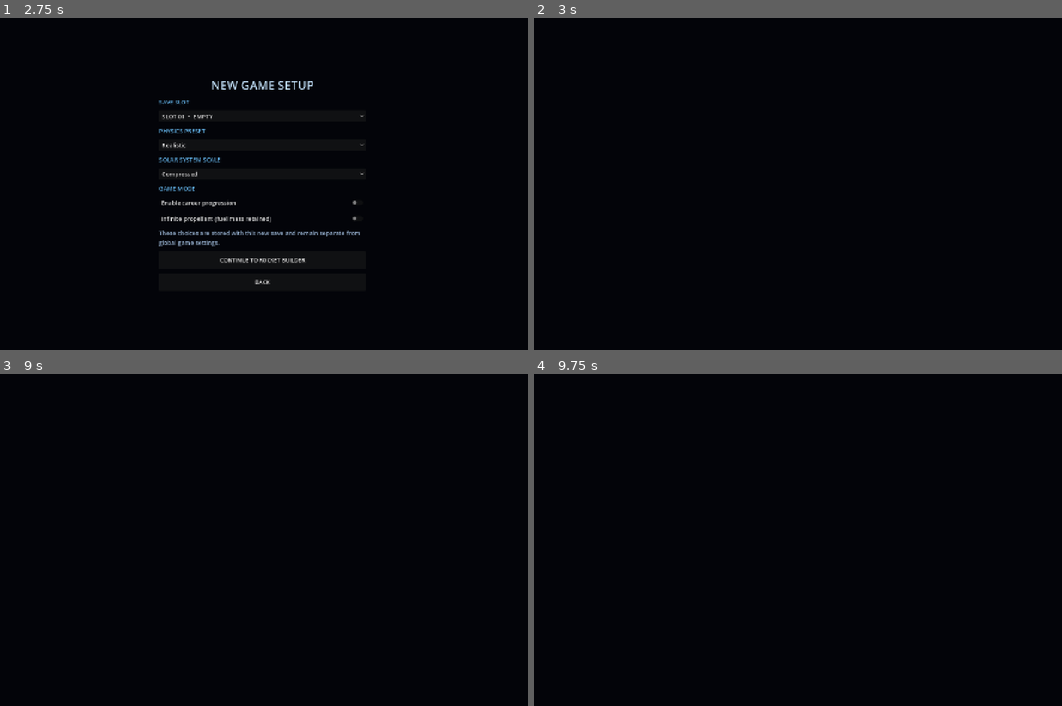
Above: before the commit, frames 1-4 (two rows, left to right).
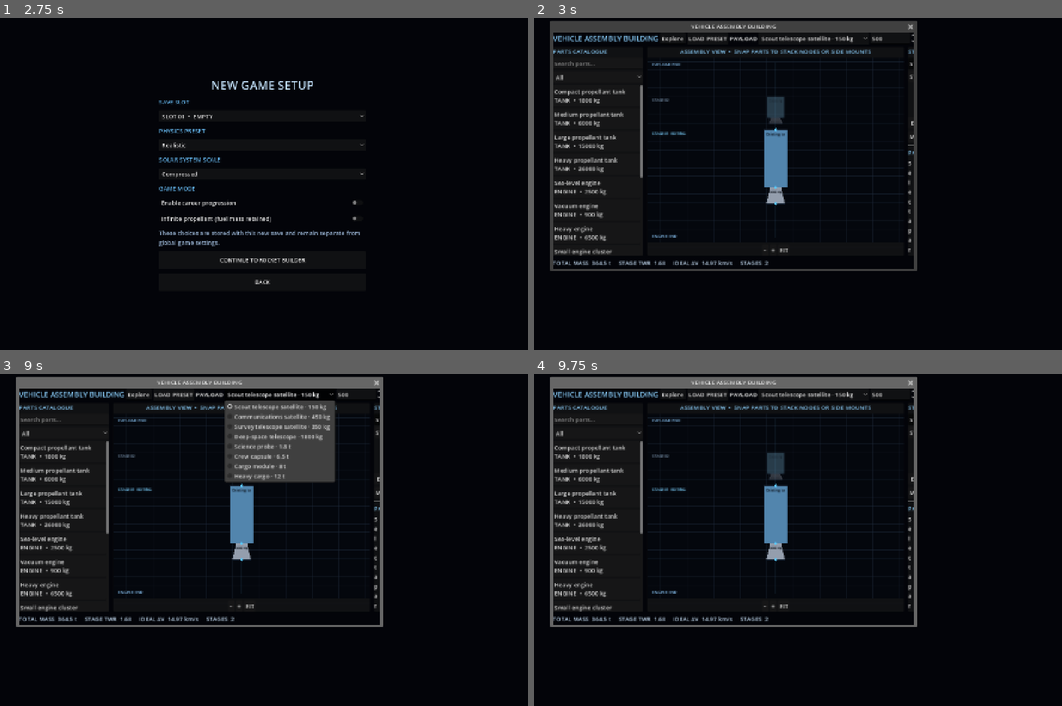
Above: after the commit, the same moments.

Repository: Blagos1195/Gravity-simulator
Game: Godot game, scene res://scenes/main.tscn
Two runs of this game, one before a commit and one after it. Both use one fixed random seed, a clock stepped at 60 frames per second and the inputs below.
Inputs (mouse positions are in pixels of both pictures, inside the frame that each line leads up to):
- Up to frame 1 (2.75 s): click "NEW GAME" at 0.5 s; click "BACK" at 1.25 s; click "NEW GAME" at 2 s
- Up to frame 2 (3 s): click "CONTINUE TO ROCKET BUILDER" at 2.75 s
- Up to frame 3 (9 s): click (401, 642) at 3.5 s, where only the run after the commit has a clickable "SAVE DESIGN"; click (443, 642) at 4.25 s, where only the run after the commit has a clickable "LOAD DESIGN"; click (517, 642) at 5 s, where only the run after the commit has a clickable "BACK"; click (432, 393) at 5.75 s, where only the run after the commit has a clickable "MIRROR NEW RADIAL PARTS"; click (432, 393) at 6.5 s, where only the run after the commit has a clickable "MIRROR NEW RADIAL PARTS"; click (485, 642) at 7.25 s, where only the run after the commit has a clickable "LAUNCH"; click (485, 642) at 8 s, where only the run after the commit has a clickable "LAUNCH"; click (279, 393) at 8.75 s, where only the run after the commit has a clickable "Scout telescope satellite · 1…"
- Up to frame 4 (9.75 s): click (1030, 393) at 9.5 s, where only the run after the commit has a clickable "UNDO"

Frame 1 is identical in both runs. In frame 2, 9.7% of the frame differs, in the area x 3-73%, y 0-77%; in frame 3, 14%; in frame 4, 9.7%.
Error before the commit: Invalid access to property or key 'save_requested' on a base object of type 'Window (RocketBuilder)'. (res://scripts/main.gd:679)

Commit message:
Move vehicle actions into VAB

Diff:
--- a/Gravity/scripts/rocket_builder.gd
+++ b/Gravity/scripts/rocket_builder.gd
@@ -2,6 +2,10 @@
 class_name RocketBuilder
 
 signal design_changed(design: Dictionary)
+signal save_requested
+signal load_requested
+signal launch_requested
+signal back_requested
 
 const RocketDesign = preload("res://scripts/rocket_design.gd")
 const RocketAssembly = preload("res://scripts/rocket_assembly.gd")
@@ -482,11 +486,23 @@
 	note.size_flags_horizontal = Control.SIZE_EXPAND_FILL
 	note.autowrap_mode = TextServer.AUTOWRAP_WORD_SMART
 	footer.add_child(note)
-	var done := Button.new()
-	done.text = "DONE"
-	done.custom_minimum_size.x = 110.0
-	done.pressed.connect(_finish)
-	footer.add_child(done)
+	var save_button := Button.new()
+	save_button.text = "SAVE DESIGN"
+	save_button.pressed.connect(func(): save_requested.emit())
+	footer.add_child(save_button)
+	var load_button := Button.new()
+	load_button.text = "LOAD DESIGN"
+	load_button.pressed.connect(func(): load_requested.emit())
+	footer.add_child(load_button)
+	var launch_button := Button.new()
+	launch_button.text = "LAUNCH"
+	launch_button.custom_minimum_size.x = 110.0
+	launch_button.pressed.connect(func(): launch_requested.emit())
+	footer.add_child(launch_button)
+	var back_button := Button.new()
+	back_button.text = "BACK"
+	back_button.pressed.connect(func(): back_requested.emit())
+	footer.add_child(back_button)
 	_canvas.set_meta("mirror_enabled", mirror_enabled)
 
 func _refresh() -> void:
